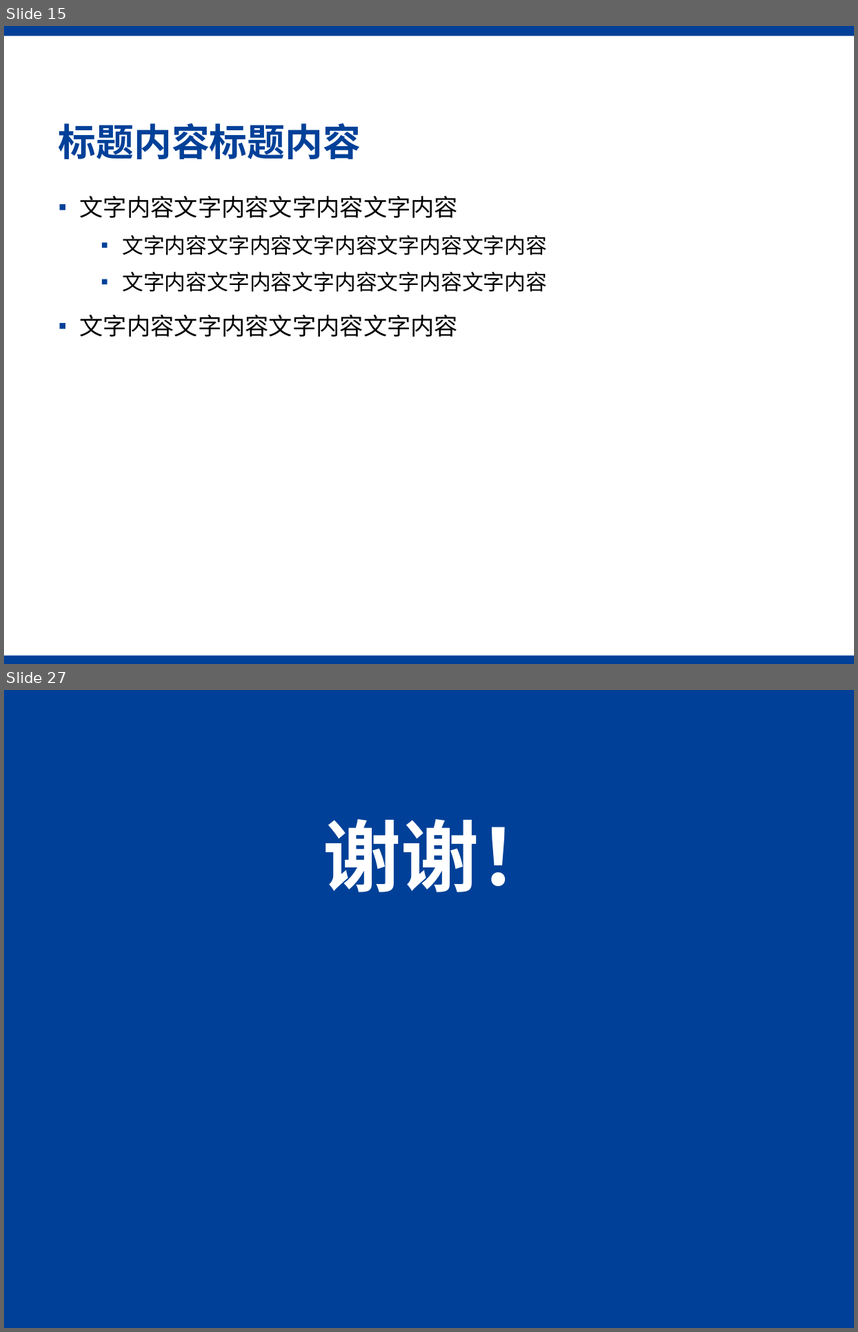
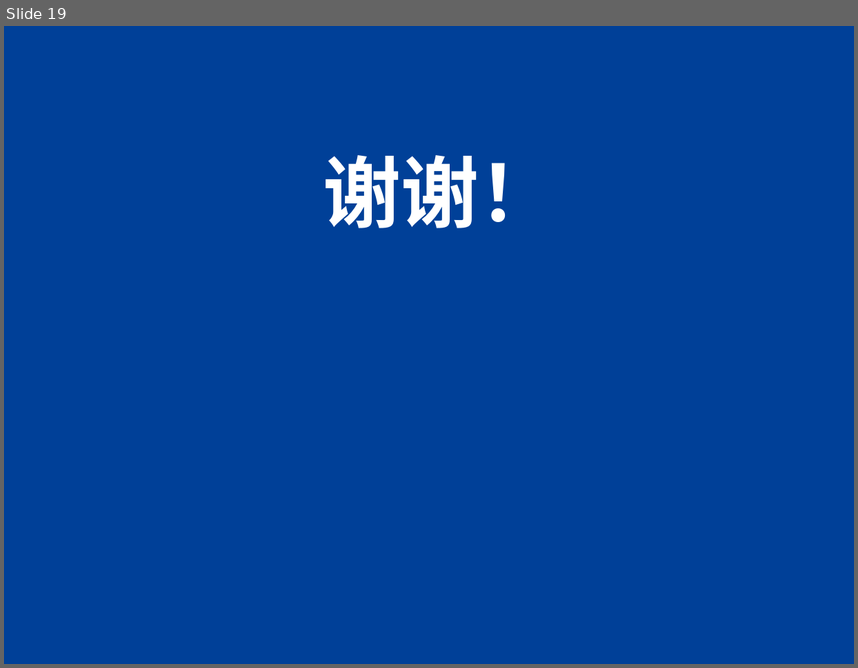
Before and after one commit to SJTU-SEP-21/SEP-21, a slide deck: TecPrototype/文档/迭代二答辩.pptx. Shown one above the other, each under a label of ours: slides 15 and 27 before the commit, slide 19 after it; the slides between them are not shown. The pictures are 858x1332 and 858x668 pixels, drawn with LibreOffice and Linux fonts; fonts in the diff are those of the drawing; background and template pictures are left out. Boxes give left, top, right and bottom in pixels: in the first picture for what was removed or moved away, otherwise in the second. Text is boxed around its words. In the diff, an @@ line names an element or a change of style, - is before the commit and + after.

```diff
--- a/TecPrototype/文档/迭代二答辩.pptx
+++ b/TecPrototype/文档/迭代二答辩.pptx
@@ slide 15 removed at (4,26,854,664), background #FFFFFF @@
@@ rectangle removed at (4,26,854,36) @@
@@ text removed at (771,55,824,81) @@
-Page .
@@ page number removed at (813,55,846,81) @@
-15
@@ title removed at (59,123,361,159) @@
-标题内容标题内容
@@ text removed at (80,196,547,336) @@
-▪ 文字内容文字内容文字内容文字内容
-  ▪ 文字内容文字内容文字内容文字内容文字内容
-  ▪ 文字内容文字内容文字内容文字内容文字内容
-▪ 文字内容文字内容文字内容文字内容
@@ rectangle removed at (4,655,854,664) @@
@@ what was slide 27 is now slide 19 @@
```
Also in this commit, not shown: 8 slides changed, 9 slides added, 16 other slides removed, 10 other files.
